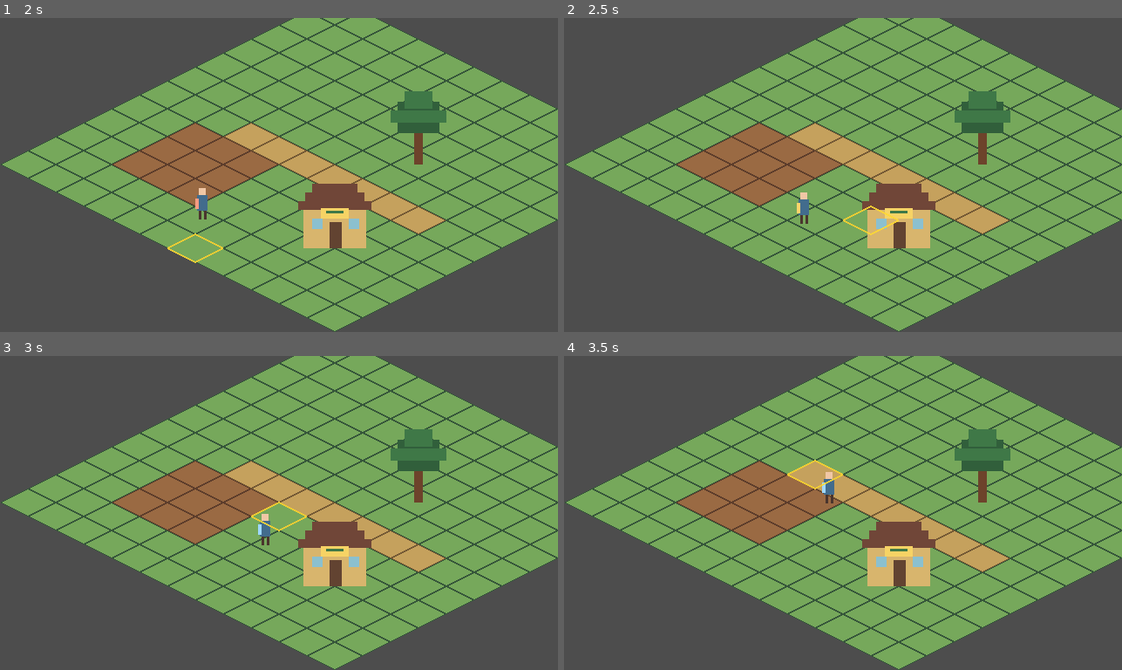
Above: before the commit, frames 1-4 (two rows, left to right).
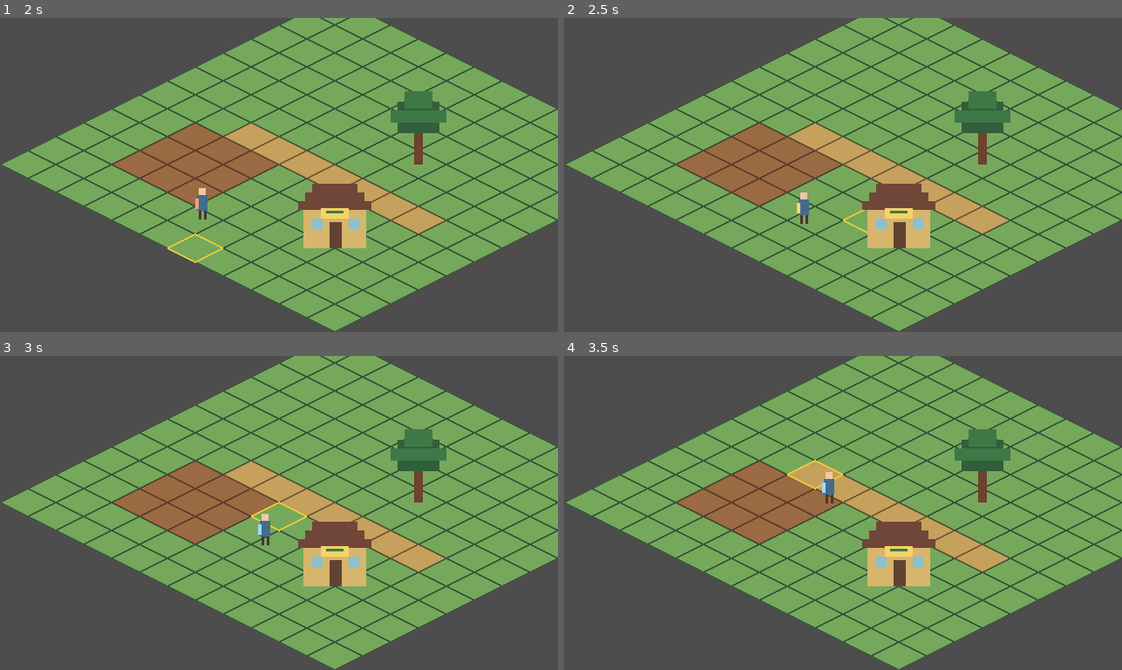
Above: after the commit, the same moments.

Repository: cwchanap/phoenix
Game: Godot game, scene res://scenes/world/world.tscn
The game is run twice, just before and just after one commit, with the same random seed, the same clock (stepped at 60 frames per second) and the same inputs.
Inputs:
- Up to frame 1 (2 s): tap Enter at 0.5 s; hold D (move_right) 0.53-1.28 s; hold S (move_down) from 1.28 s (still down)
- Up to frame 2 (2.5 s): release S (move_down) at 2.03 s; hold D (move_right) from 2.03 s (still down)
- Up to frame 3 (3 s): release D (move_right) at 2.78 s; hold W (move_up) from 2.78 s (still down)
- Up to frame 4 (3.5 s): keep holding W (move_up)

Frame 1 is identical in both runs. In frame 2, less than 0.1% of the frame differs, in the area x 53-60%, y 59-70%; in frame 3, less than 0.1%; in frame 4, less than 0.1%.

Commit message:
fix: order player behind exact-Y obstacles and enforce z-layers
- Move Player to first child under Entities so it renders behind Tree
  and Building at equal Y (lower scene-tree index first in Godot).
- Set Entities z_index to 20 and add smoke assertion that ground
  renders below TargetHighlight below Entities.

Generated with [Devin](https://devin.ai)

Co-Authored-By: Devin <158243242+devin-ai-integration[bot]@users.noreply.github.com>

Diff:
--- a/scenes/world/world.tscn
+++ b/scenes/world/world.tscn
@@ -29,6 +29,9 @@
 
 [node name="Entities" type="Node2D" parent="." unique_id=721261399]
 y_sort_enabled = true
+z_index = 20
+
+[node name="Player" parent="Entities" instance=ExtResource("4_player")]
 
 [node name="Tree" type="Node2D" parent="Entities" unique_id=1786541055]
 position = Vector2(480, 192)
@@ -47,8 +50,6 @@
 hframes = 3
 frame = 1
 
-[node name="Player" parent="Entities" instance=ExtResource("4_player")]
-
 [node name="TargetHighlight" type="Line2D" parent="."]
 z_index = 10
 width = 2.0
--- a/tests/headless/world_shell_smoke.gd
+++ b/tests/headless/world_shell_smoke.gd
@@ -230,7 +230,7 @@
         "Entities must be the only enabled y-sort CanvasItem",
     ):
         return
-    if not _expect_names(entities, ["Tree", "Building", "Player"], "Entities"):
+    if not _expect_names(entities, ["Player", "Tree", "Building"], "Entities"):
         return
     if not _expect_child_order(
         entities, ["Tree", "Building", "Player"], "Entities scene-tree order"
@@ -305,7 +305,7 @@
         "tree exact-Y checkpoint",
     ):
         return
-    if not _expect(tree.get_index() < player.get_index(), "tree exact-Y scene-tree order"):
+    if not _expect(player.get_index() < tree.get_index(), "tree exact-Y scene-tree order"):
         return
 
     _place_player(player, Vector2(6.5, 11.5))
@@ -315,7 +315,7 @@
         "building exact-Y checkpoint",
     ):
         return
-    if not _expect(building.get_index() < player.get_index(), "building exact-Y scene-tree order"):
+    if not _expect(player.get_index() < building.get_index(), "building exact-Y scene-tree order"):
         return
 
     _place_player(player, Vector2(6.5, 5.3))
@@ -350,6 +350,12 @@
     if not _expect(target_highlight != null, "World must contain TargetHighlight"):
         return
     if not _expect(target_highlight.closed, "TargetHighlight must close its diamond"):
+        return
+    if not _expect(
+        ground.z_index < target_highlight.z_index
+        and target_highlight.z_index < entities.z_index,
+        "ground renders below target below entities",
+    ):
         return
 
     var camera := player.get_node_or_null("Camera2D") as Camera2D
